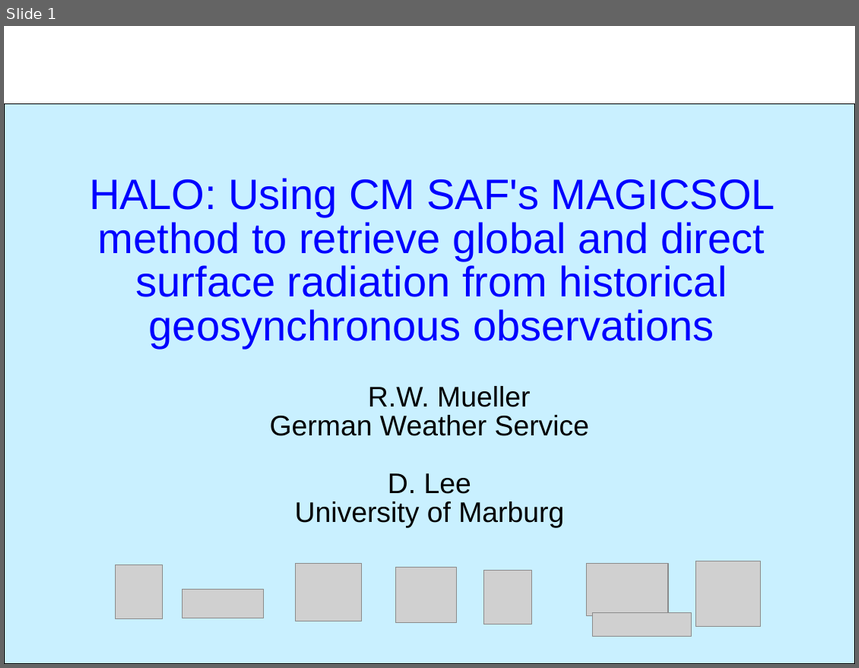
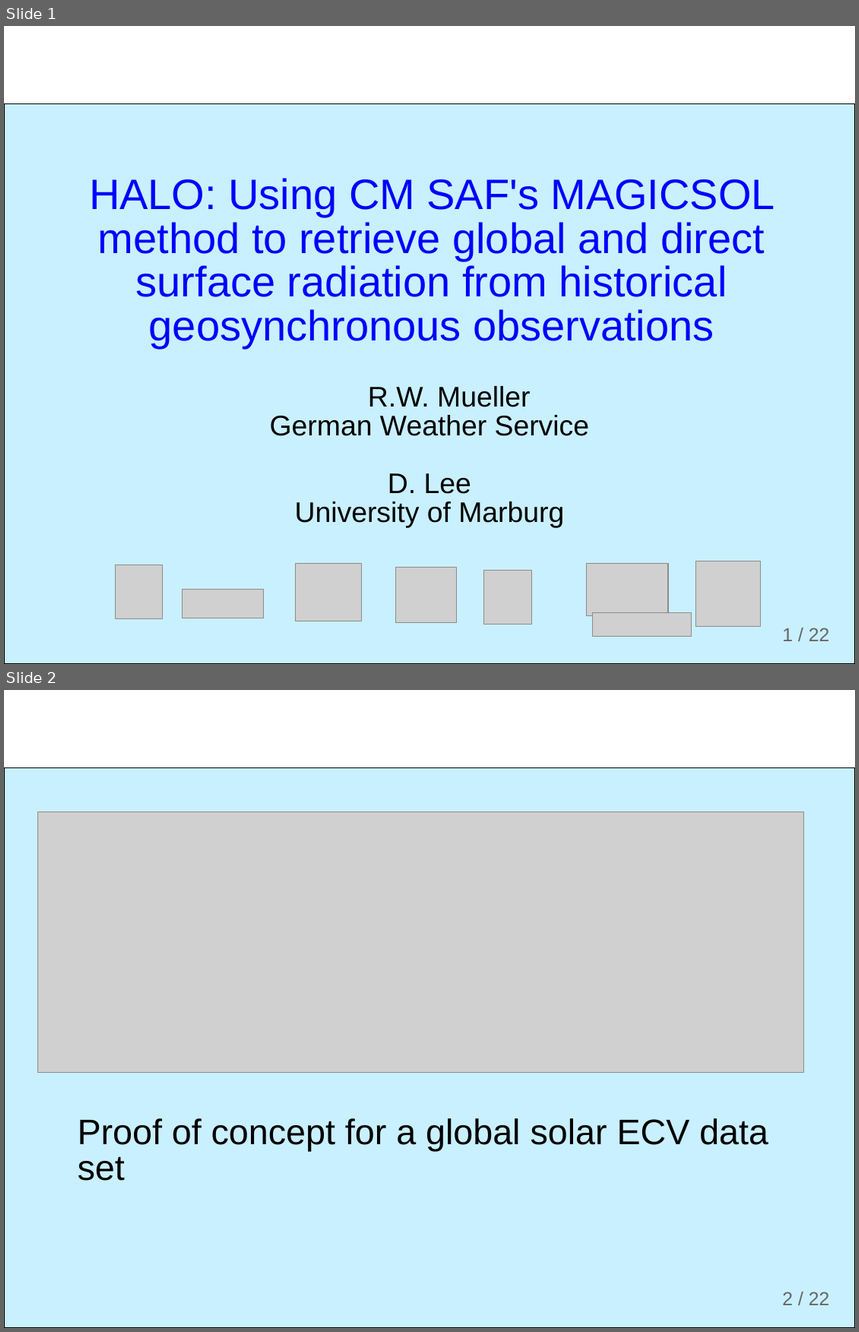
Before and after one commit to ogutu/H.A.L.O., a slide deck: documents/presentations/HALO.odp. Shown one above the other, each under a label of ours: slide 1 before the commit, slides 1 and 2 after it. The pictures are 859x668 and 859x1332 pixels, drawn with LibreOffice and Linux fonts; fonts in the diff are those of the drawing; grey boxes stand for pictures; background and template pictures are left out. Boxes give left, top, right and bottom in pixels: in the first picture for what was removed or moved away, otherwise in the second. Text is boxed around its words. In the diff, an @@ line names an element or a change of style, - is before the commit and + after.

```diff
--- a/documents/presentations/HALO.odp
+++ b/documents/presentations/HALO.odp
@@ slide 2 added at box(4, 690, 855, 1328), background #FFFFFF; not listed: 2 template elements that a slide beside it also shows @@
@@ picture added at box(38, 812, 804, 1073) @@
@@ text added at box(78, 1119, 769, 1181), 30 pt, text #000000 @@
+Proof of concept for a global solar ECV data set
@@ slide 1 changed as well @@
@@ page number added at box(782, 628, 830, 642), 16 pt, text #666666 @@
+1 / 22
```
Also in this commit, not shown: 5 other slides changed, 15 other slides added, 8 slides removed, 2 other files.
